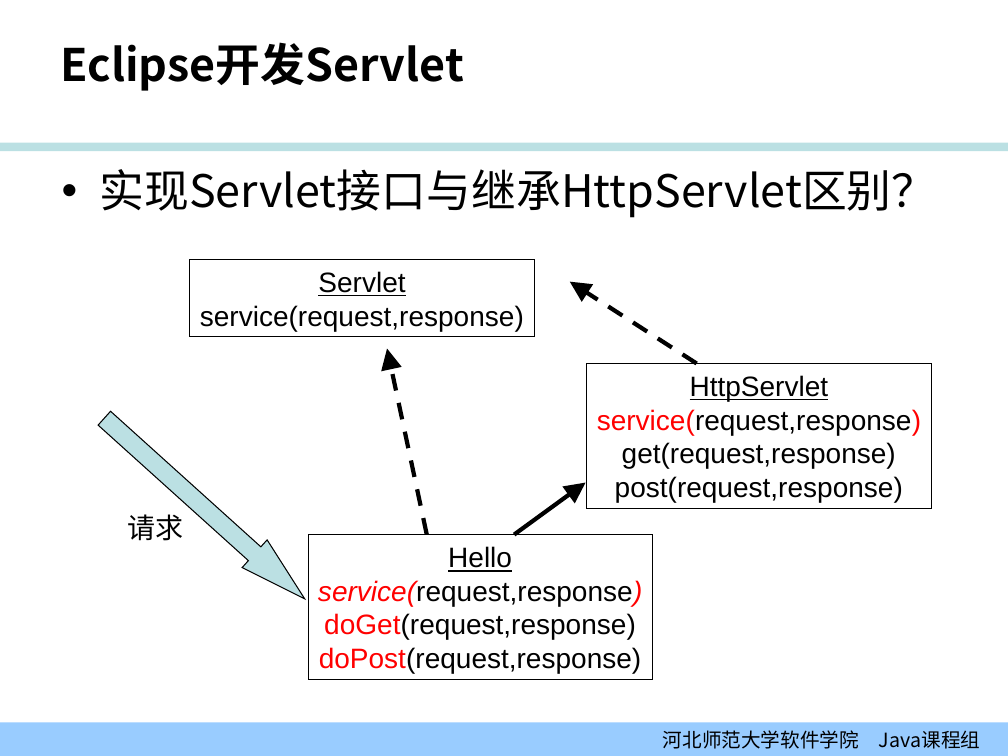
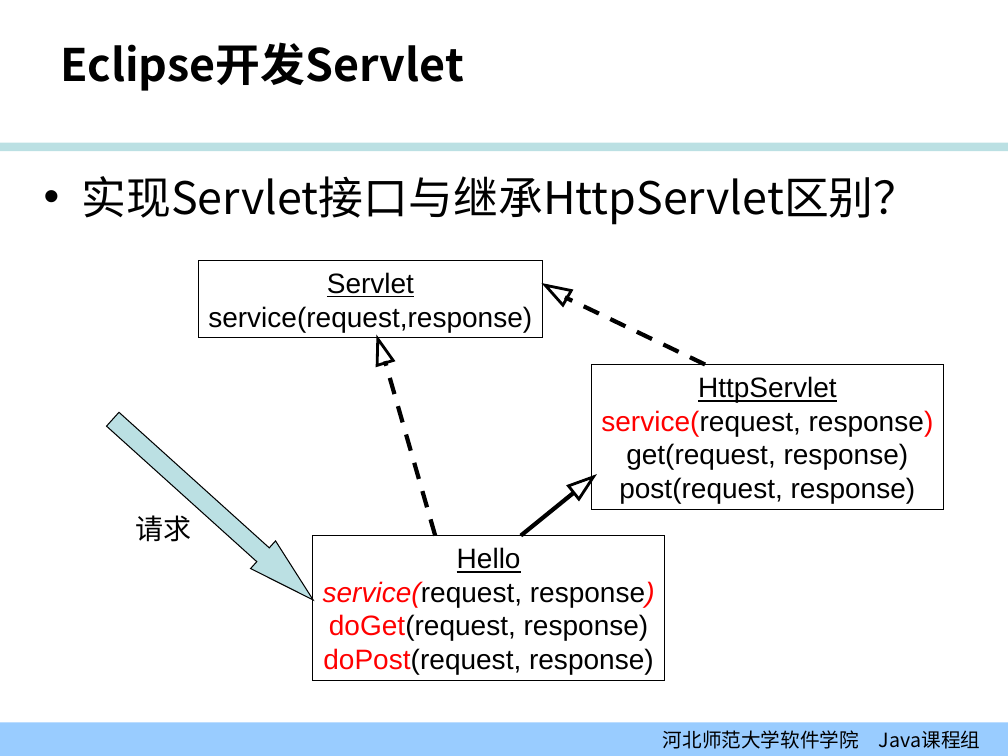
Before and after one commit to edu2act/course-JavaEE, a slide deck: slide 15 of 课程PPT/01-02_Servlet模型（一）.ppt. Drawn at 1008x756 pixels with LibreOffice and Linux fonts; fonts in the diff are those of the drawing; background and template pictures are left out. Boxes give left, top, right and bottom in pixels: in the first picture for what was removed or moved away, otherwise in the second. Text is boxed around its words. In the diff, an @@ line names an element or a change of style, - is before the commit and + after.

```diff
--- a/课程PPT/01-02_Servlet模型（一）.ppt
+++ b/课程PPT/01-02_Servlet模型（一）.ppt
@@ text "实现Servlet接口与继承HttpServlet区别？": place and size @@
-text "实现Servlet接口与继承HttpServlet区别？" at [100, 169, 937, 218]
+text "实现Servlet接口与继承HttpServlet区别？" at [82, 176, 919, 225]
@@ triangle added at [541, 278, 571, 306], outline #000000 2.01 pt @@
@@ arrow moved from (697, 364) - (570, 281) to (705, 365) - (564, 297) @@
@@ arrow (705, 365) - (564, 297): arrow to line @@
@@ triangle added at [370, 337, 393, 366], outline #000000 2.01 pt @@
@@ arrow moved from (426, 534) - (387, 349) to (435, 535) - (385, 361) @@
@@ arrow (435, 535) - (385, 361): arrow to line @@
@@ rectangle "HttpServlet": place and size @@
-rectangle "HttpServlet" at [587, 364, 931, 509]
+rectangle "HttpServlet" at [592, 365, 943, 510]
@@ 1 text, 1 rectangle, 1 left arrow: place and size @@
-1 text, 1 rectangle, 1 left arrow at [92, 259, 534, 613]
+1 text, 1 rectangle, 1 left arrow at [100, 260, 543, 614]
@@ text in rectangle at [601, 410, 934, 503]: spaces changed @@
-service(request,response)
-get(request,response)
-post(request,response)
+service(request, response)
+get(request, response)
+post(request, response)
@@ triangle added at [569, 470, 599, 499], outline #000000 2.01 pt @@
@@ arrow moved from (514, 534) - (586, 483) to (521, 535) - (573, 493) @@
@@ arrow (521, 535) - (573, 493): arrow to line @@
@@ rectangle "Hello": place and size @@
-rectangle "Hello" at [308, 534, 653, 679]
+rectangle "Hello" at [312, 535, 664, 680]
@@ text in rectangle at [323, 581, 655, 674]: spaces changed @@
-service(request,response)
-doGet(request,response)
-doPost(request,response)
+service(request, response)
+doGet(request, response)
+doPost(request, response)
```
Also in this commit, not shown: 10 other slides changed, 3 other files.
